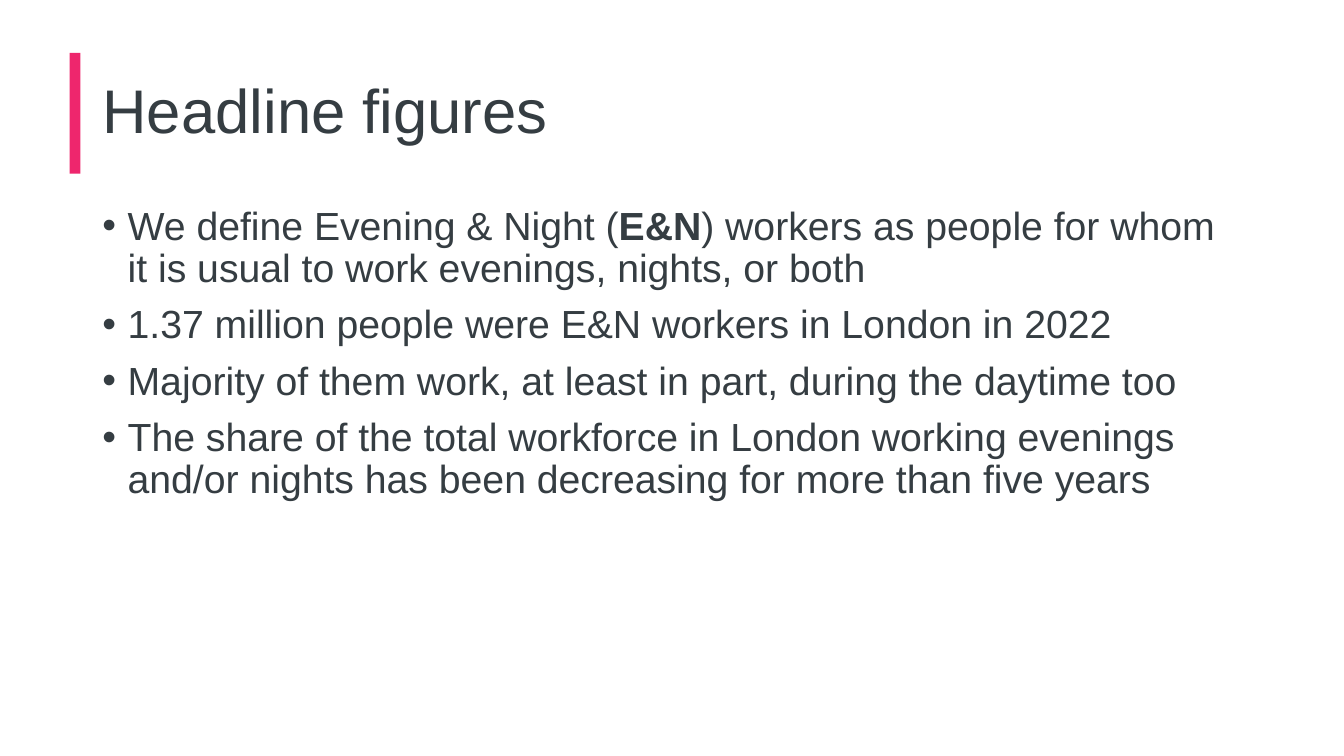
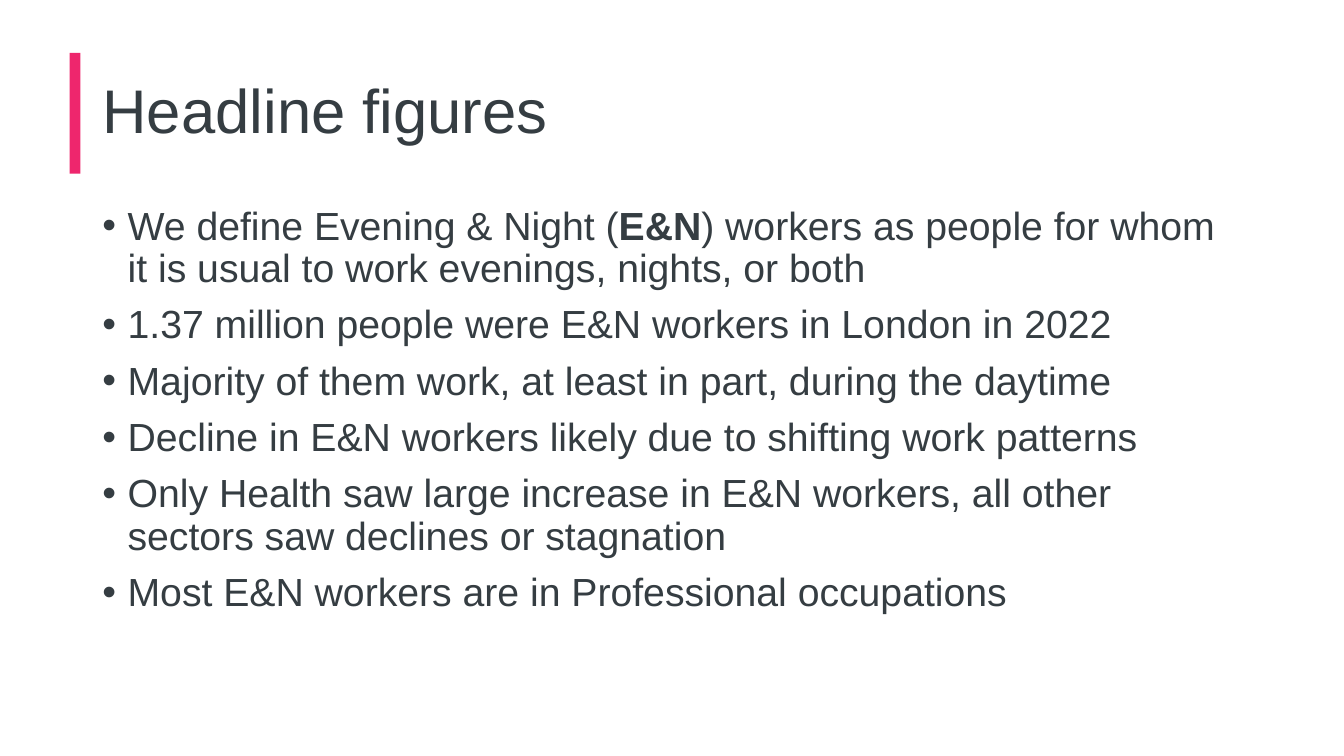
Before and after one commit to ammar-gla/NTE, a slide deck: slide 2 of Non-R/NTE Presentation, GLAE (DRAFT).pptx. Drawn at 1344x756 pixels with LibreOffice and Linux fonts; fonts in the diff are those of the drawing; background and template pictures are left out. Boxes give left, top, right and bottom in pixels: in the first picture for what was removed or moved away, otherwise in the second. Text is boxed around its words. In the diff, an @@ line names an element or a change of style, - is before the commit and + after.

Commit message:
add 2 digit occupation groups

```diff
--- a/Non-R/NTE Presentation, GLAE (DRAFT).pptx
+++ b/Non-R/NTE Presentation, GLAE (DRAFT).pptx
@@ text at <box>128,366,1138,614</box>: text changed @@
-• Majority of them work, at least in part, during the daytime too
-• The share of the total workforce in London working evenings and/or nights has been decreasing for more than five years
+• Majority of them work, at least in part, during the daytime
+• Decline in E&N workers likely due to shifting work patterns
+• Only Health saw large increase in E&N workers, all other sectors saw declines or stagnation
+• Most E&N workers are in Professional occupations
```
Also in this commit, not shown: 4 other slides changed, 2 slides removed, 3 other files.
